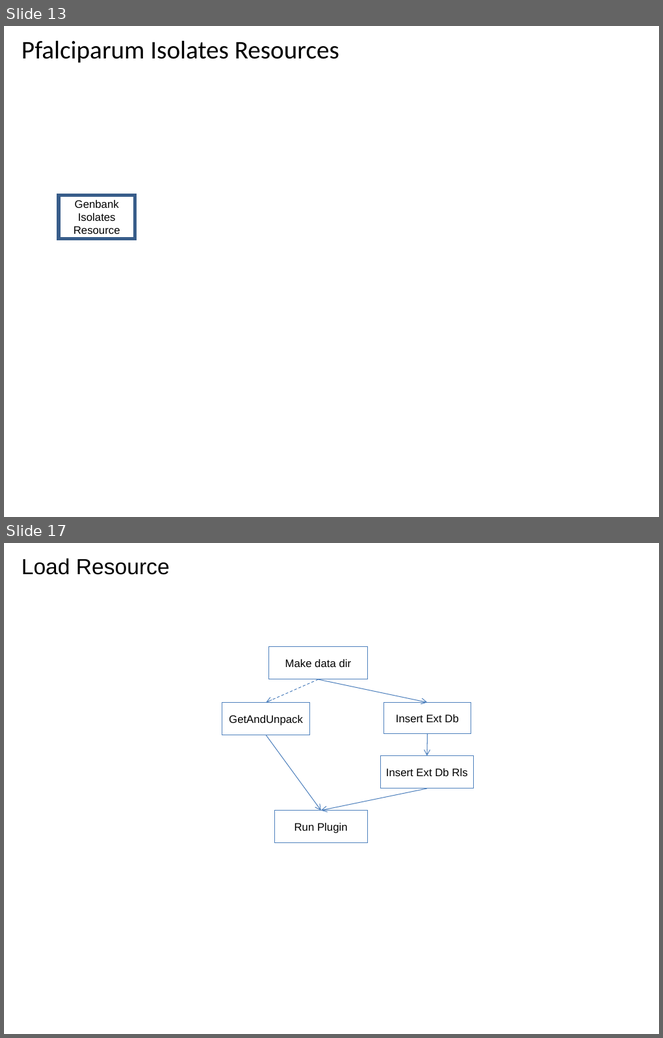
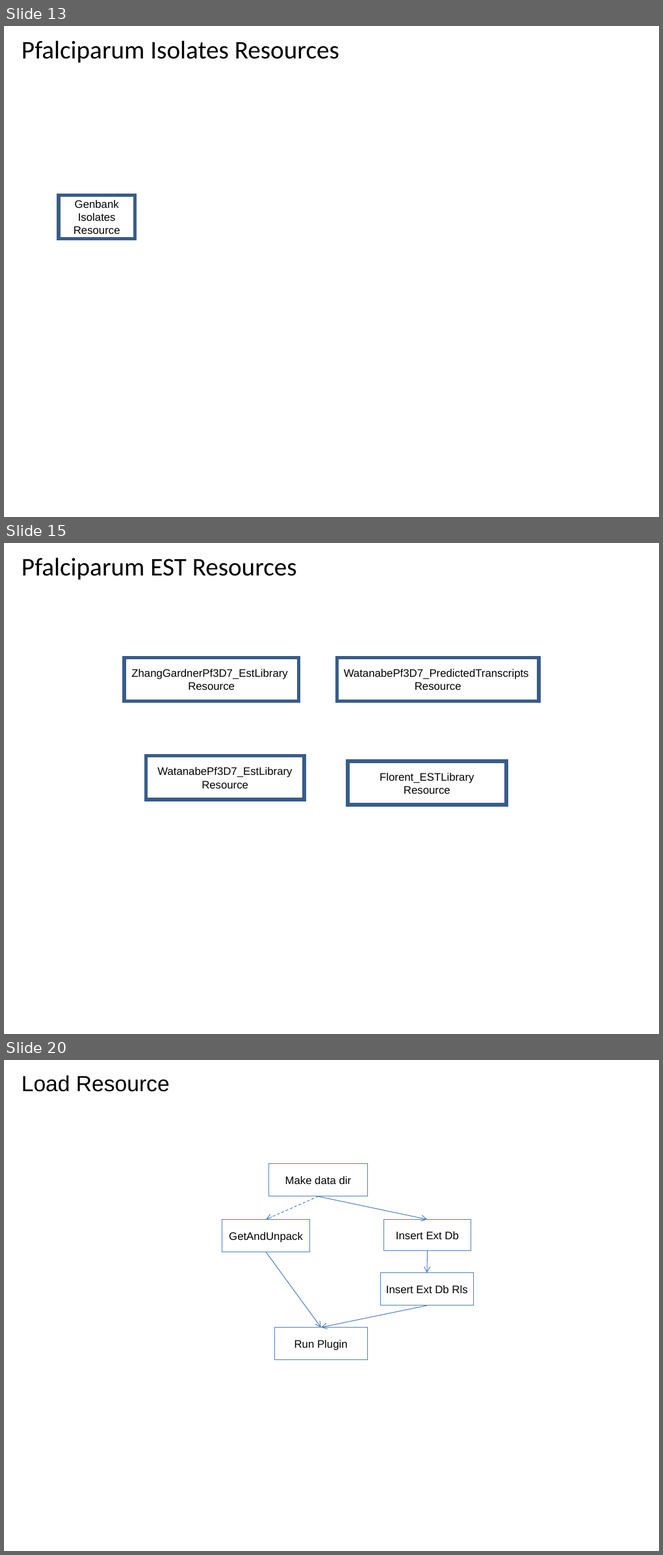
Before and after one commit to VEuPathDB/ApiCommonWorkflow, a slide deck: Main/doc/IntegratedWorkflow.ppt. Shown one above the other, each under a label of ours: slides 13 and 17 before the commit, slides 13, 15 and 20 after it; the slides between them are not shown. The pictures are 663x1038 and 663x1555 pixels, drawn with LibreOffice and Linux fonts; fonts in the diff are those of the drawing. Boxes give left, top, right and bottom in pixels: in the first picture for what was removed or moved away, otherwise in the second. Text is boxed around its words. In the diff, an @@ line names an element or a change of style, - is before the commit and + after.

```diff
--- a/Main/doc/IntegratedWorkflow.ppt
+++ b/Main/doc/IntegratedWorkflow.ppt
@@ slide 15 added at (4, 543, 659, 1034), background #FFFFFF @@
@@ title added at (22, 557, 297, 580), 28 pt, text #000000 @@
+Pfalciparum EST Resources
@@ rectangle added at (124, 657, 299, 702), outline #385D8A 4 pt, 12 pt, text #000000 @@
+ZhangGardnerPf3D7_EstLibrary
+Resource
@@ rectangle added at (337, 657, 539, 702), outline #385D8A 4 pt, 12 pt, text #000000 @@
+WatanabePf3D7_PredictedTranscripts
+Resource
@@ rectangle added at (146, 756, 305, 800), outline #385D8A 4 pt, 12 pt, text #000000 @@
+WatanabePf3D7_EstLibrary Resource
@@ rectangle added at (348, 761, 506, 805), outline #385D8A 4 pt, 12 pt, text #000000 @@
+Florent_ESTLibrary
+Resource
@@ what was slide 17 is now slide 20 @@
```
Also in this commit, not shown: 4 slides changed, 2 other slides added.
